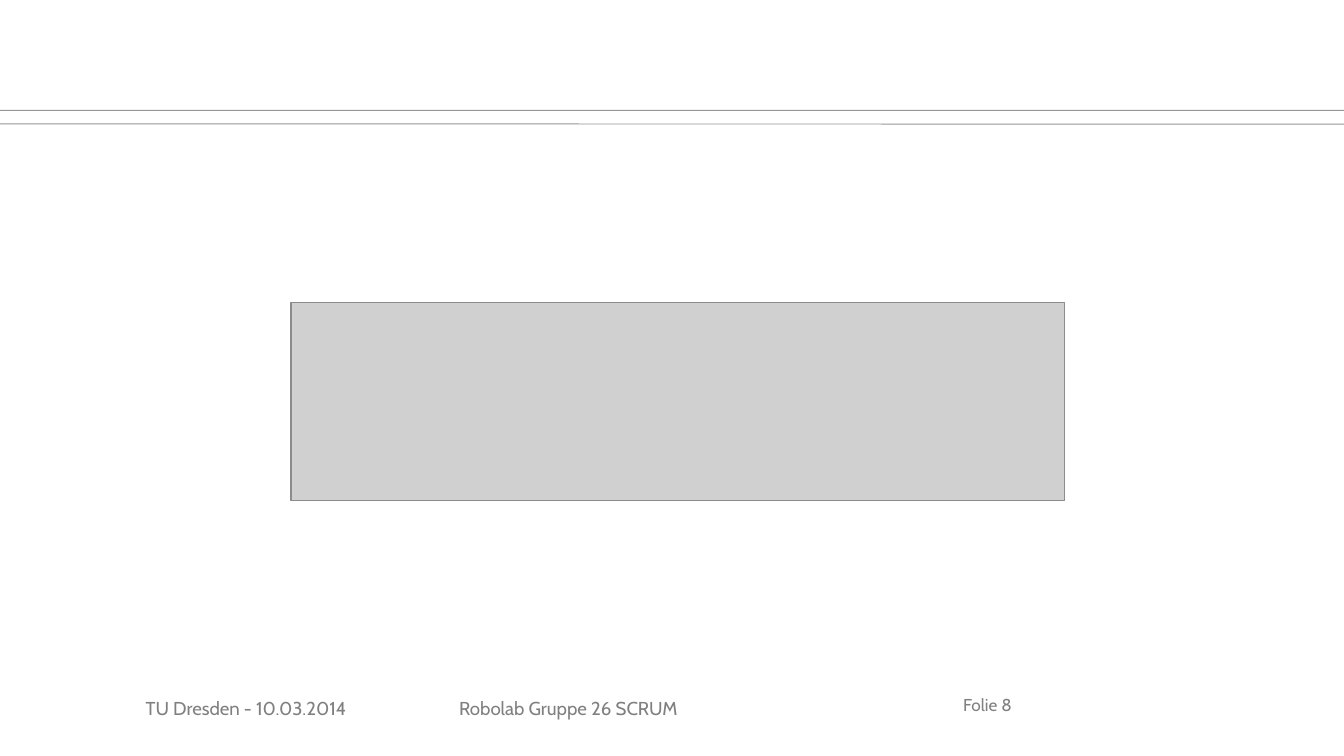
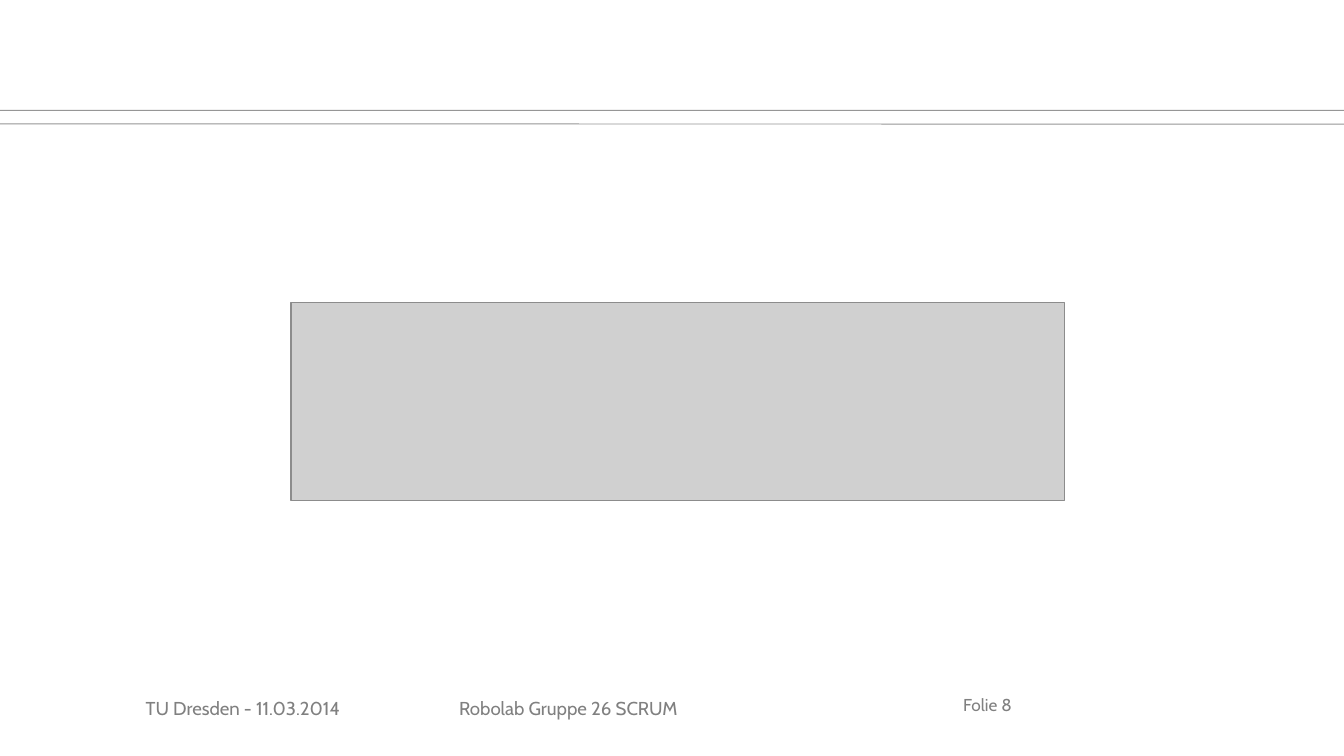
Before and after one commit to MarauderXtreme/robolab-2014, a slide deck: slide 8 of Scrum/scrum-11-03-14.ppt. Drawn at 1344x756 pixels with LibreOffice and Linux fonts; fonts in the diff are those of the drawing; grey boxes stand for pictures; background and template pictures are left out. Boxes give left, top, right and bottom in pixels: in the first picture for what was removed or moved away, otherwise in the second. Text is boxed around its words. In the diff, an @@ line names an element or a change of style, - is before the commit and + after.

```diff
--- a/Scrum/scrum-11-03-14.ppt
+++ b/Scrum/scrum-11-03-14.ppt
@@ text at box(146, 701, 340, 715): text changed @@
-TU Dresden - 10.03.2014
+TU Dresden - 11.03.2014
```
Also in this commit, not shown: 6 other slides changed.
